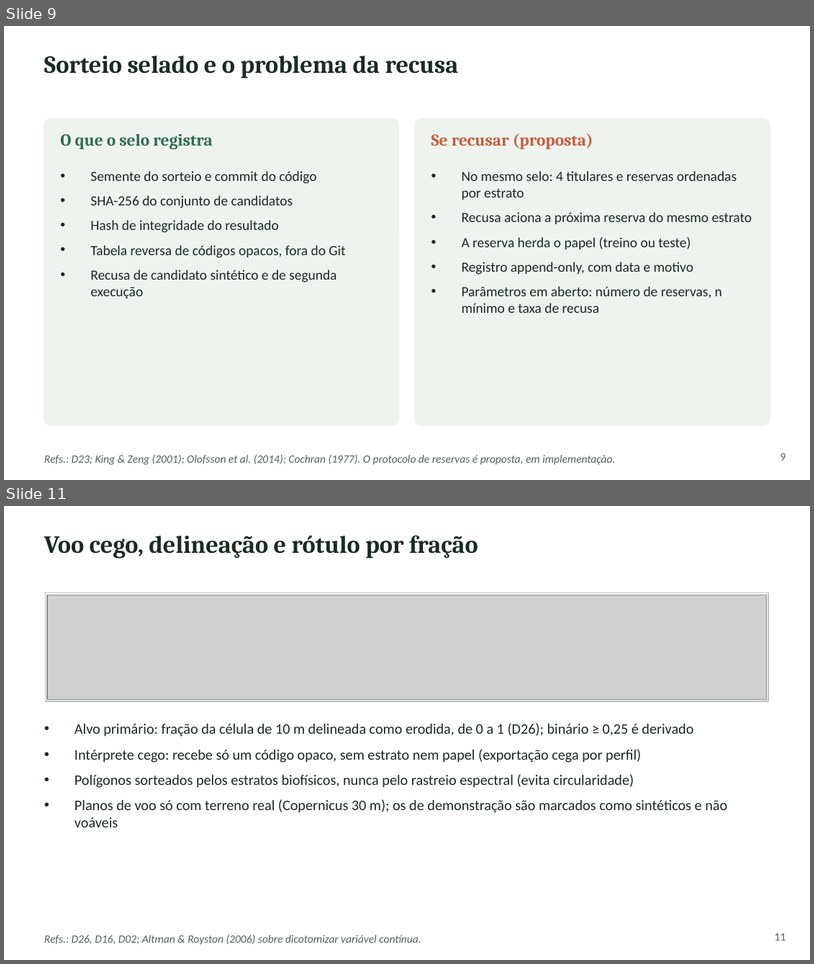
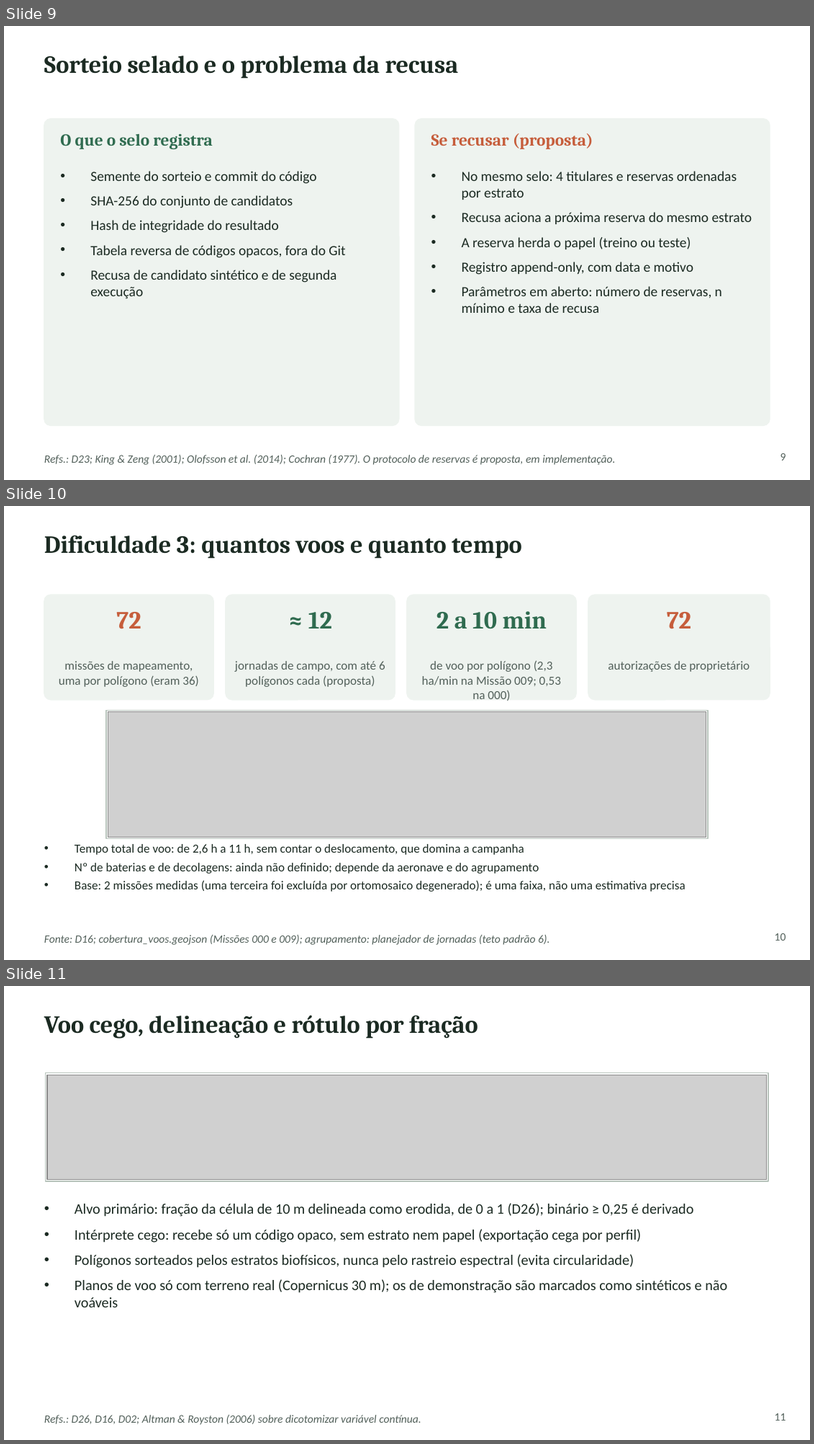
Before and after one commit to RedZardoz/localizador-erosao-v02, a slide deck: docs/Apresentacao_SAREL_Plataforma_Metodo_Desafios.pptx. Shown one above the other, each under a label of ours: slides 9 and 11 before the commit, slides 9, 10 and 11 after it; the slides between them are not shown. The pictures are 814x964 and 814x1444 pixels, drawn with LibreOffice and Linux fonts; fonts in the diff are those of the drawing; grey boxes stand for pictures. Boxes give left, top, right and bottom in pixels: in the first picture for what was removed or moved away, otherwise in the second. Text is boxed around its words. In the diff, an @@ line names an element or a change of style, - is before the commit and + after.

```diff
--- a/docs/Apresentacao_SAREL_Plataforma_Metodo_Desafios.pptx
+++ b/docs/Apresentacao_SAREL_Plataforma_Metodo_Desafios.pptx
@@ slide 10 added at (4, 506, 810, 960), background #FFFFFF @@
@@ text added at (44, 535, 522, 559), 22 pt, text #1B2A22, bold @@
+Dificuldade 3: quantos voos e quanto tempo
@@ rounded rectangle added at (44, 595, 214, 700), fill #EEF3EF, outline #EEF3EF 1 pt @@
@@ text added at (116, 612, 141, 629), 22 pt, text #C65D3B, bold @@
+72
@@ rounded rectangle added at (226, 595, 395, 700), fill #EEF3EF, outline #EEF3EF 1 pt @@
@@ text added at (309, 612, 332, 628), 22 pt, text #2F6B4F, bold @@
+≈ 12
@@ rounded rectangle added at (407, 595, 576, 700), fill #EEF3EF, outline #EEF3EF 1 pt @@
@@ text added at (437, 611, 548, 629), 22 pt, text #2F6B4F, bold @@
+2 a 10 min
@@ rounded rectangle added at (589, 595, 770, 700), fill #EEF3EF, outline #EEF3EF 1 pt @@
@@ text added at (667, 612, 692, 628), 22 pt, text #C65D3B, bold @@
+72
@@ text added at (59, 661, 199, 687), 11 pt, text #52605A @@
+missões de mapeamento, uma por polígono (eram 36)
@@ text added at (235, 661, 386, 687), 11 pt, text #52605A @@
+jornadas de campo, com até 6 polígonos cada (proposta)
@@ text added at (422, 660, 561, 700), 11 pt, text #52605A @@
+de voo por polígono (2,3 ha/min na Missão 009; 0,53 na 000)
@@ text added at (608, 661, 750, 672), 11 pt, text #52605A @@
+autorizações de proprietário
@@ rectangle added at (106, 710, 709, 838), fill #FFFFFF, outline #B8C4BC 0.75 pt @@
@@ picture added at (108, 712, 707, 836) @@
@@ text added at (75, 844, 685, 891), 11 pt, text #1B2A22 @@
+• Tempo total de voo: de 2,6 h a 11 h, sem contar o deslocamento, que domina a campanha
+• Nº de baterias e de decolagens: ainda não definido; depende da aeronave e do agrupamento
+• Base: 2 missões medidas (uma terceira foi excluída por ortomosaico degenerado); é uma faixa, não uma estimativa precisa
@@ text added at (44, 934, 550, 944), 10 pt, text #52605A, italic @@
+Fonte: D16; cobertura_voos.geojson (Missões 000 e 009); agrupamento: planejador de jornadas (teto padrão 6).
@@ text added at (775, 933, 787, 940), 10 pt, text #52605A @@
+10
```
Also in this commit, not shown: 1 slide removed.
